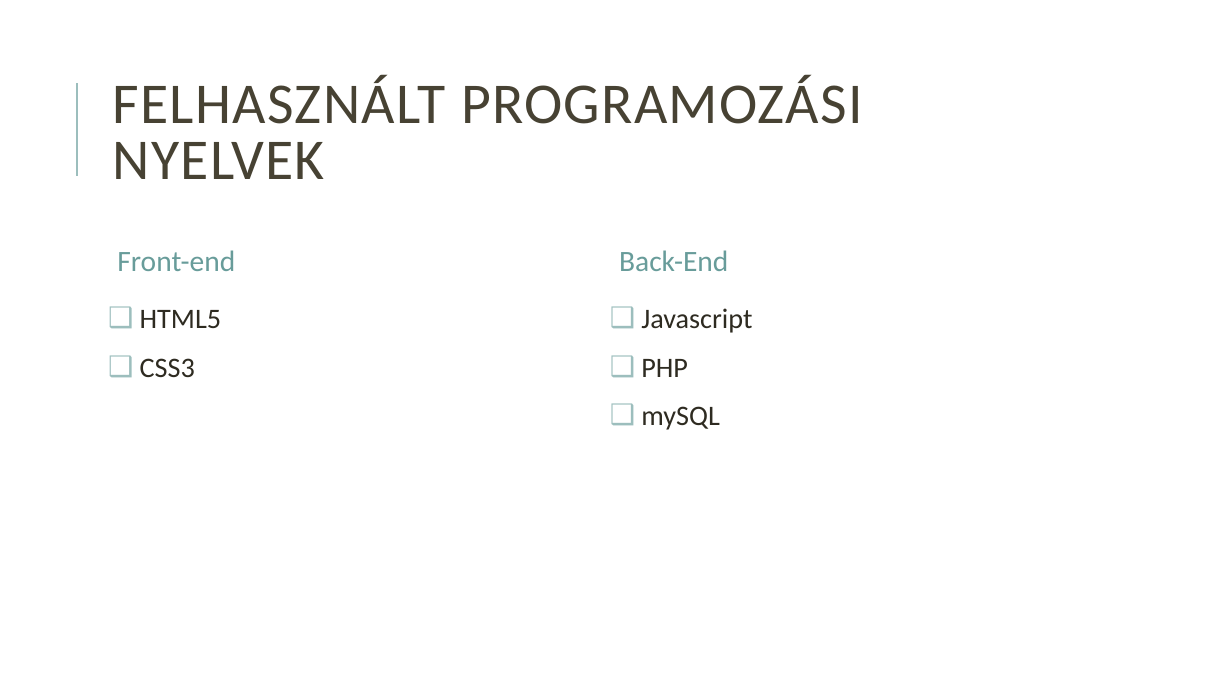
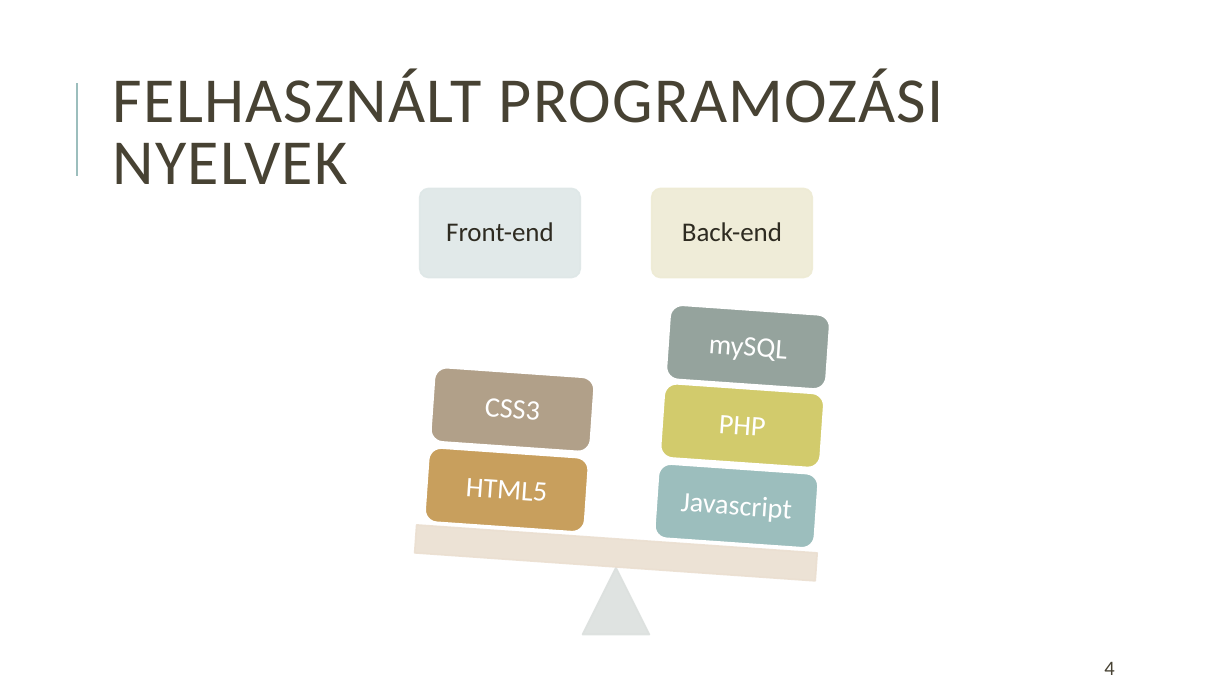
Before and after one commit to HegyiBazsi/Project-LAB-or-DIE, a slide deck: slide 4 of Projektlabor_bemutato.pptx. Drawn at 1232x693 pixels with LibreOffice and Linux fonts; fonts in the diff are those of the drawing. Boxes give left, top, right and bottom in pixels: in the first picture for what was removed or moved away, otherwise in the second. Text is boxed around its words. In the diff, an @@ line names an element or a change of style, - is before the commit and + after.

```diff
--- a/Projektlabor_bemutato.pptx
+++ b/Projektlabor_bemutato.pptx
@@ title "FELHASZNÁLT PROGRAMOZÁSI NYELVEK" at box(113, 69, 944, 184): size 45 to 50 pt @@
@@ text "Front-end": place and size @@
-text "Front-end" at box(117, 250, 235, 271)
+text "Front-end" at box(446, 222, 554, 241)
@@ text "Front-end" at box(446, 222, 554, 241): size 23 to 21 pt, text colour #689C9A to #2E2B21; alignment left to centre; more space between paragraphs @@
@@ text at box(682, 222, 782, 241): text changed; size 23 to 21 pt; text colour #689C9A to #2E2B21 @@
-Back-End
+Back-end
@@ text removed at box(140, 310, 221, 377) @@
-❑ HTML5
-❑ CSS3
@@ text removed at box(641, 308, 752, 430) @@
-❑ Javascript
-❑ PHP
-❑ mySQL
@@ group added at box(415, 189, 831, 634): 7 rounded rectangles, 5 texts, 1 triangle, 1 rectangle @@
+Javascript
+PHP
+mySQL
+HTML5
+CSS3
@@ page number added at box(1104, 662, 1114, 675), 16 pt, text #474233 @@
+4
```
Also in this commit, not shown: 7 other slides changed, 1 slide added, 1 slide removed, 1 other file.
